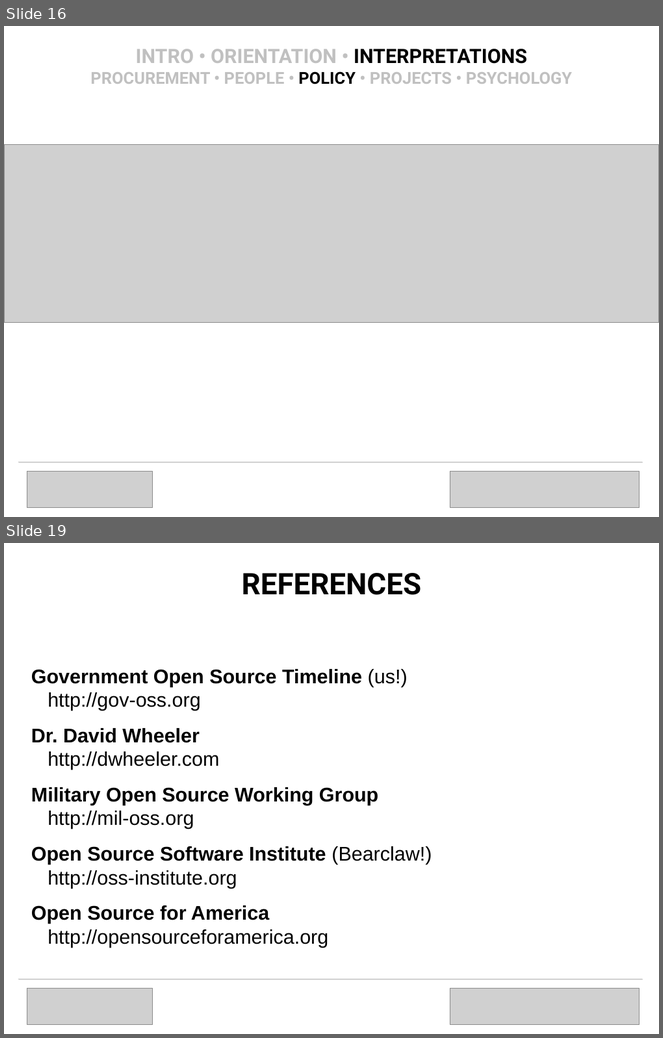
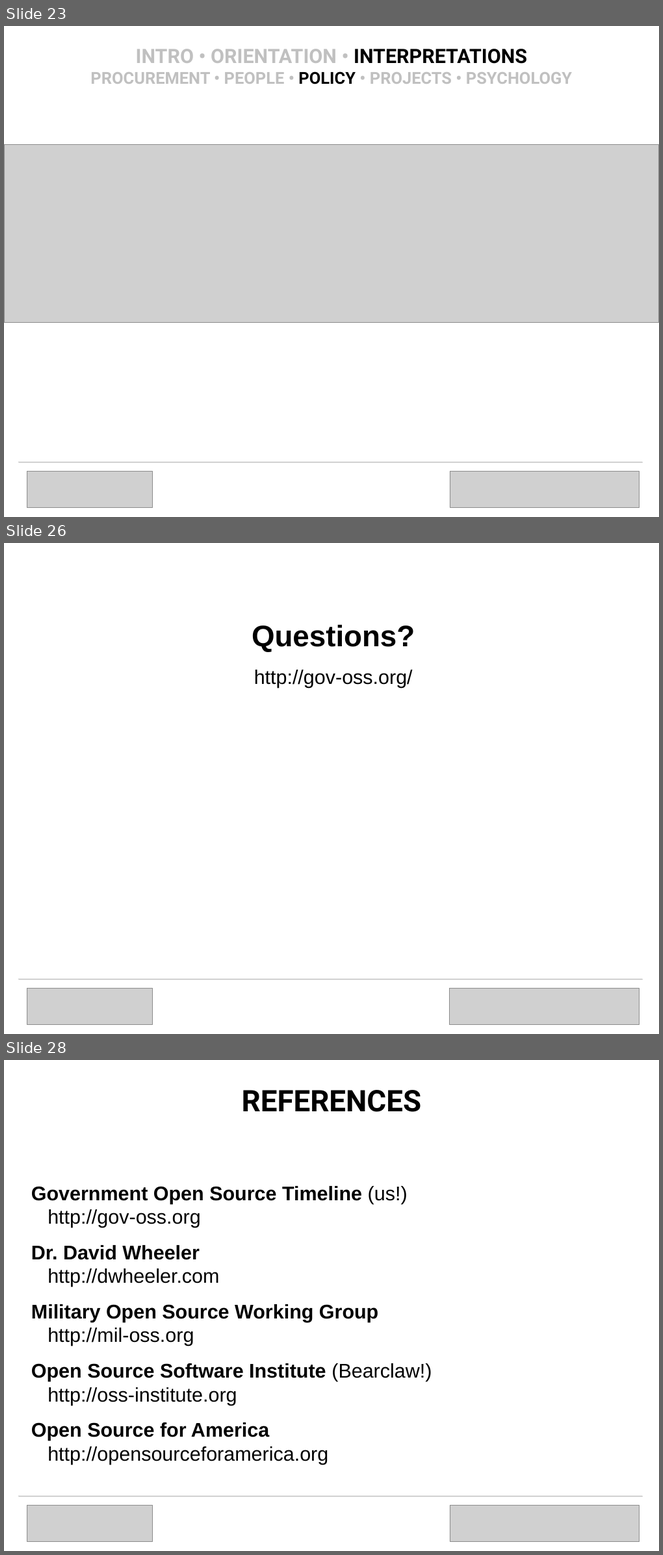
Before and after one commit to OpenTechStrategies/timelines, a slide deck: us-govt-open-source.odp. Shown one above the other, each under a label of ours: slides 16 and 19 before the commit, slides 23, 26 and 28 after it; the slides between them are not shown. The pictures are 663x1038 and 663x1555 pixels, drawn with LibreOffice and Linux fonts; fonts in the diff are those of the drawing; grey boxes stand for pictures; background and template pictures are left out. Boxes give left, top, right and bottom in pixels: in the first picture for what was removed or moved away, otherwise in the second. Text is boxed around its words. In the diff, an @@ line names an element or a change of style, - is before the commit and + after.

```diff
--- a/us-govt-open-source.odp
+++ b/us-govt-open-source.odp
@@ slide 26 added at bbox=[4, 543, 659, 1034], background #FFFFFF; not listed: 1 template element that a slide beside it also shows @@
@@ text added at bbox=[252, 625, 415, 688], 24 pt, text #000000 @@
+Questions?
+http://gov-oss.org/
@@ line added from (19, 980) to (643, 980), #C0C0C0 0.71 pt @@
@@ picture added at bbox=[27, 989, 153, 1025] @@
@@ picture added at bbox=[450, 989, 640, 1025] @@
@@ what was slide 16 is now slide 23 @@
@@ what was slide 19 is now slide 28 @@
```
Also in this commit, not shown: 7 slides changed, 7 other slides added, 1 other file.
